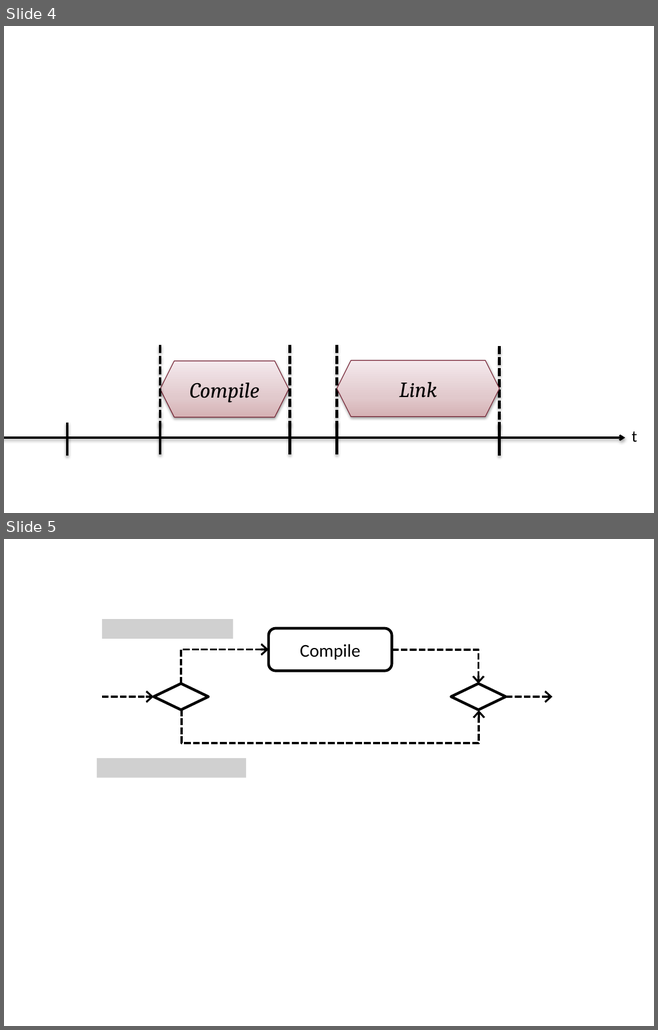
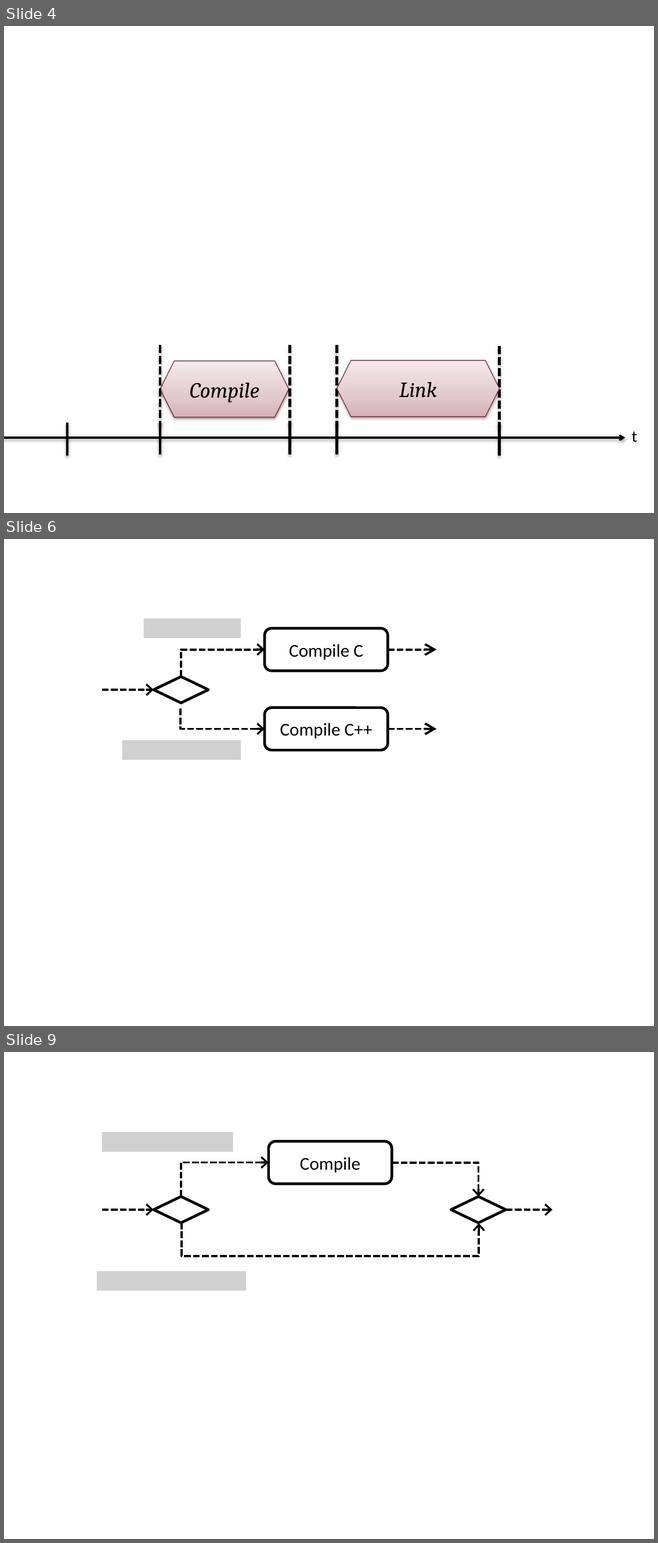
Before and after one commit to lezsakdomi/remo-jegyzet, a slide deck: folyamatmodellezes/figures/szintaxis.pptx. Shown one above the other, each under a label of ours: slides 4 and 5 before the commit, slides 4, 6 and 9 after it; the slides between them are not shown. The pictures are 658x1030 and 658x1543 pixels, drawn with LibreOffice and Linux fonts; fonts in the diff are those of the drawing; grey boxes stand for pictures. Boxes give left, top, right and bottom in pixels: in the first picture for what was removed or moved away, otherwise in the second. Text is boxed around its words. In the diff, an @@ line names an element or a change of style, - is before the commit and + after.

```diff
--- a/folyamatmodellezes/figures/szintaxis.pptx
+++ b/folyamatmodellezes/figures/szintaxis.pptx
@@ slide 6 added at <box>4,539,654,1026</box>, background #FFFFFF @@
@@ picture added at <box>144,618,241,638</box> @@
@@ rounded rectangle added at <box>264,629,388,671</box>, outline #000000 3 pt, 20 pt, text #000000 @@
+Compile C
@@ elbow arrow added from (181, 676) to (264, 649), #000000 2.5 pt dashed @@
@@ arrow added from (387, 649) to (436, 649), #000000 2.5 pt dashed @@
@@ diamond added at <box>154,676,208,703</box>, outline #000000 3 pt @@
@@ arrow added from (102, 690) to (154, 690), #000000 2.5 pt dashed @@
@@ elbow arrow added from (181, 709) to (264, 729), #000000 2.5 pt dashed @@
@@ rounded rectangle added at <box>264,708,388,750</box>, outline #000000 3 pt, 20 pt, text #000000 @@
+Compile C++
@@ arrow added from (387, 729) to (436, 729), #000000 2.5 pt dashed @@
@@ picture added at <box>122,740,241,760</box> @@
@@ what was slide 5 is now slide 9 @@
```
Also in this commit, not shown: 3 other slides added, 7 other files.
